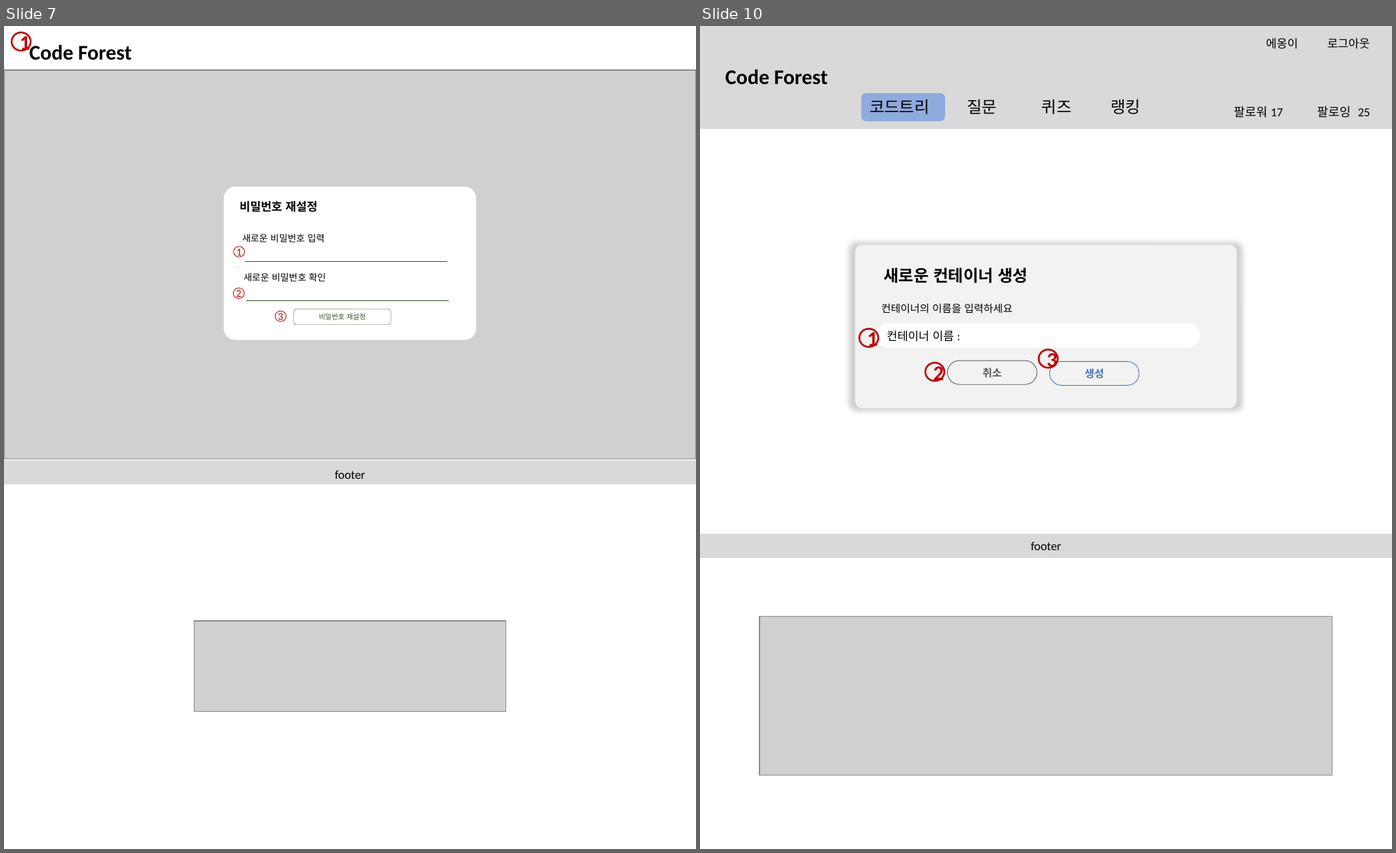
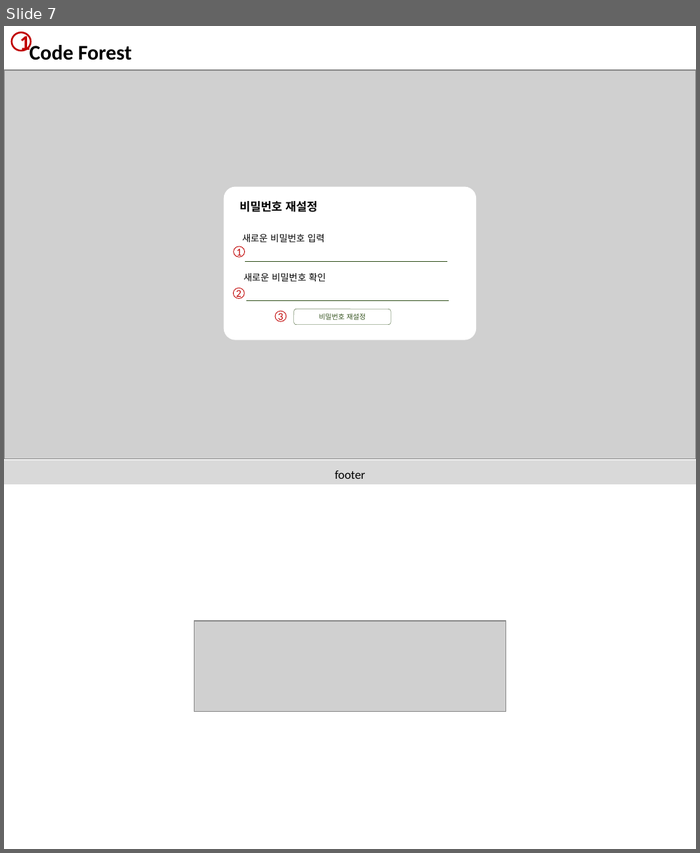
Before and after one commit to btcdd/document, a slide deck: 스토리보드.pptx. Shown side by side, each under a label of ours: slides 7 and 10 before the commit, slide 7 after it; the slides between them are not shown. The pictures are 1396x853 and 700x853 pixels, drawn with LibreOffice and Linux fonts; fonts in the diff are those of the drawing; grey boxes stand for pictures; background and template pictures are left out. Boxes give left, top, right and bottom in pixels: in the first picture for what was removed or moved away, otherwise in the second. Text is boxed around its words. In the diff, an @@ line names an element or a change of style, - is before the commit and + after.

```diff
--- a/스토리보드.pptx
+++ b/스토리보드.pptx
@@ slide 10 removed at [700,26,1392,849], background #FFFFFF @@
@@ rectangle removed at [700,26,1392,129] @@
@@ text removed at [1266,38,1370,49] @@
-에옹이 로그아웃
@@ text removed at [725,69,828,85] @@
-Code Forest
@@ rounded rectangle removed at [862,93,945,121] @@
@@ text removed at [869,99,1140,114] @@
-코드트리 질문 퀴즈 랭킹
@@ text removed at [1233,106,1370,118] @@
-팔로워 17 팔로잉 25
@@ rounded rectangle removed at [855,245,1236,408] @@
@@ text removed at [884,267,1028,283] @@
-새로운 컨테이너 생성
@@ text removed at [881,303,1012,314] @@
-컨테이너의 이름을 입력하세요
@@ ellipse removed at [859,328,878,347] @@
-1
@@ rounded rectangle removed at [876,323,1200,347] @@
@@ text removed at [887,330,953,342] @@
-컨테이너 이름 :
@@ rounded rectangle removed at [948,361,1037,385] @@
-취소
@@ ellipse removed at [1039,349,1058,368] @@
-3
@@ rounded rectangle removed at [1049,361,1139,386] @@
-생성
@@ ellipse removed at [925,363,944,382] @@
-2
@@ rectangle removed at [700,533,1392,558] @@
@@ text removed at [1030,542,1060,550] @@
-footer
@@ picture removed at [759,616,1331,775] @@
```
Also in this commit, not shown: 13 slides changed, 6 slides added, 21 other slides removed.
